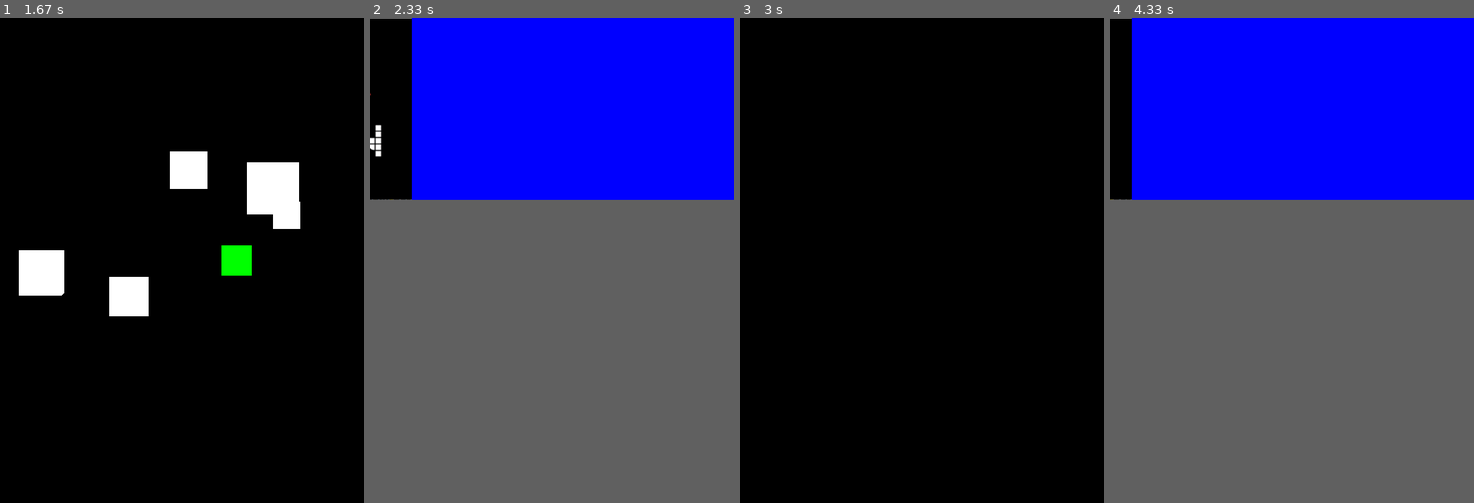
Above: before the commit, frames 1-4 (left to right).
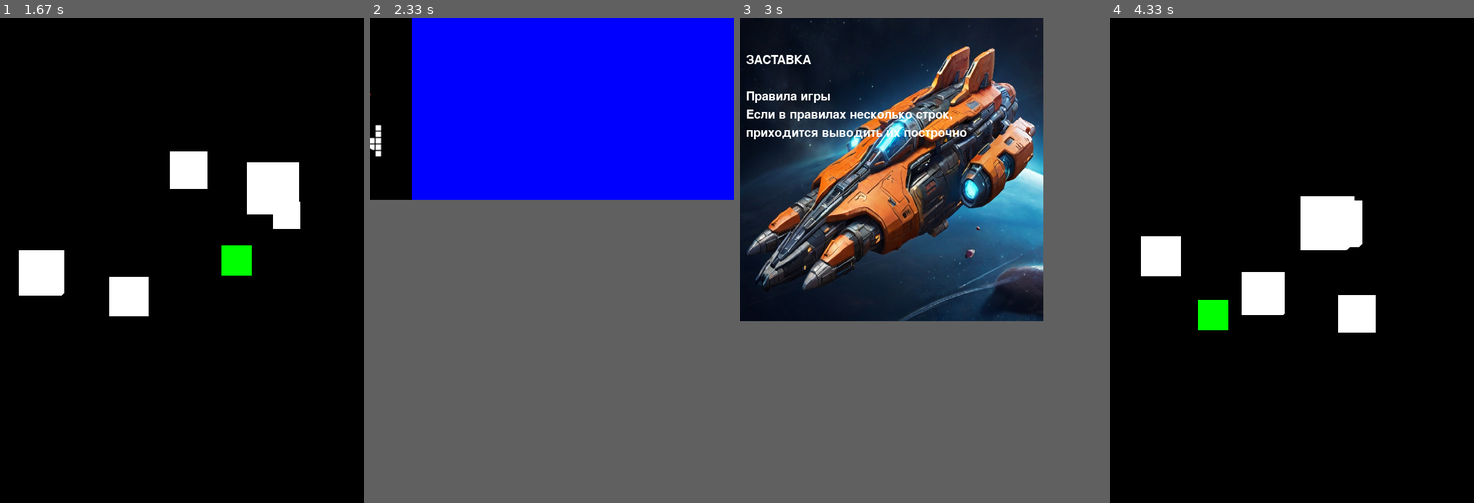
Above: after the commit, the same moments.

Repository: Lazerny/stunning-pygame-project
Game: pygame game, started from main.py
The game is run twice, just before and just after one commit, with the same random seed, the same clock (stepped at 60 frames per second) and the same inputs.
Inputs (mouse positions are in pixels of both pictures, inside the frame that each line leads up to):
- Up to frame 1 (1.67 s): click (152, 168) at 0.38 s; click (167, 279) at 0.72 s; hold Right 1-1.47 s; move the mouse to (298, 245) at 1.03 s; hold Left from 1.5 s (still down)
- Up to frame 2 (2.33 s): release Left at 1.8 s; hold Right 1.83-2.3 s
- Up to frame 3 (3 s): click (809, 81) at 2.38 s; click (787, 95) at 2.72 s, where only the run after the commit has a clickable "Правила игры"
- Up to frame 4 (4.33 s): hold Left 3-3.53 s; hold Down 3.57-3.87 s; hold Left 3.9-4.3 s
In frame 3 the window is 600x800 before the commit and 500x500 after it. Grey fills any space a smaller window leaves; there, only what the larger window draws over its background counts as a difference.

Frame 1 is identical in both runs. In frame 2, less than 0.1% of the frame differs, in the area x 0-12%, y 0-38%; in frame 3, 50%, in the area x 0-84%, y 0-63%; in frame 4, 40%.

Commit message:
add score screen and db

Diff:
--- /dev/null
+++ b/database.py
@@ -0,0 +1,26 @@
+import sqlite3
+
+
+class DatabaseManager:
+    def __init__(self, db_name='Spaceship.sqlite'):
+        self.conn = sqlite3.connect(db_name)
+        self.cursor = self.conn.cursor()
+
+    def execute_query(self, query, params=None):
+        try:
+            if params:
+                result = self.cursor.execute(query, params).fetchall()
+            else:
+                result = self.cursor.execute(query)
+            self.conn.commit()
+            return result
+
+        except Exception as e:
+            print(e)
+
+    def fetch_data(self, query, params=None):
+        if params:
+            self.cursor.execute(query, params)
+        else:
+            self.cursor.execute(query)
+        return self.cursor.fetchall()
--- a/main.py
+++ b/main.py
@@ -4,6 +4,8 @@
 import sys
 import math
 import random
+import datetime as dt
+from database import DatabaseManager
 
 # Инициализация Pygame
 pygame.init()
@@ -73,6 +75,26 @@
             self.rect.x = random.randint(0, width - self.rect.width)
             self.rect.y = random.randint(-100, -40)
             self.speed = random.randint(2, 6)
+
+
+class TextSprite(pygame.sprite.Sprite):
+    def __init__(self, initial_text, x, y, group, font_size=60, color=(255, 255, 255), font_path=None):
+        super().__init__(group)
+        if font_path is None:
+            font_path = pygame.font.get_default_font()
+        self.font = pygame.font.Font(font_path, font_size)
+        self.text = initial_text
+        self.color = color
+        self.update_image()
+        self.rect = self.image.get_rect()
+        self.rect.topleft = (x, y)
+
+    def update_image(self):
+        self.image = self.font.render(self.text, True, self.color)
+
+    def update_text(self, new_text):
+        self.text = new_text
+        self.update_image()
 
 
 def load_image(name, colorkey=None):
@@ -96,18 +118,79 @@
     sys.exit()
 
 
+def score_screen():
+    width, height = 600, 408
+    screen = pygame.display.set_mode((width, height))
+    pygame.display.set_caption("Score")
+    all_sprites1 = pygame.sprite.Group()
+
+    db = DatabaseManager()
+    query = '''SELECT time, meteors, HitRate from results WHERE id = (SELECT MAX(id) from results)'''
+    res = db.fetch_data(query)[0]
+
+    large_font_path = "ComicoroRu_0.ttf"  # Замените путем к вашему файлу шрифта
+
+    text_variable = f"Время: {res[0]} с"
+    text_variable1 = f"Разбито"
+    text_variable2 = f"метеоритов: {res[1]}"
+    text_variable3 = f"процент"
+    text_variable4 = f"попаданий: {res[2]}%"
+    text_sprite = TextSprite(text_variable, 70, 40, all_sprites1, font_size=80, font_path=large_font_path)
+    text_sprite1 = TextSprite(text_variable1, 70, 240, all_sprites1, font_size=80, font_path=large_font_path)
+    text_sprite2 = TextSprite(text_variable2, 70, 300, all_sprites1, font_size=80, font_path=large_font_path)
+    text_sprite3 = TextSprite(text_variable3, 70, 120, all_sprites1, font_size=80, font_path=large_font_path)
+    text_sprite4 = TextSprite(text_variable4, 70, 180, all_sprites1, font_size=80, font_path=large_font_path)
+
+    v = 200  # пикселей в секунду
+    text_sprite.rect.x = -300
+    text_sprite3.rect.x = -500
+    text_sprite4.rect.x = -500
+    text_sprite1.rect.x = -800
+    text_sprite2.rect.x = -800
+
+    running = True
+    clock = pygame.time.Clock()
+    while running:
+        for event in pygame.event.get():
+            if event.type == pygame.QUIT:
+                running = False
+            elif event.type == pygame.MOUSEBUTTONDOWN:
+                return
+        if text_sprite.rect.x < 100:
+            text_sprite.rect.x += v / 60
+        if text_sprite1.rect.x < 100:
+            text_sprite1.rect.x += v / 60
+        if text_sprite2.rect.x < 100:
+            text_sprite2.rect.x += v / 60
+        if text_sprite3.rect.x < 100:
+            text_sprite3.rect.x += v / 60
+        if text_sprite4.rect.x < 100:
+            text_sprite4.rect.x += v / 60
+
+        all_sprites1.draw(screen)
+        screen.fill((0, 0, 102))
+        all_sprites1.draw(screen)
+        all_sprites1.update()
+        pygame.display.flip()
+        clock.tick(60)
+
+    pygame.quit()
+    sys.exit()
+
+
 def end_screen():
     width, height = 600, 300
     screen = pygame.display.set_mode((width, height))
     pygame.display.set_caption("End game")
-
     all_sprites1 = pygame.sprite.Group()
-    sprite = pygame.sprite.Sprite()
+
+    sprite = pygame.sprite.Sprite(all_sprites1)
     sprite.image = pygame.image.load('data/GameOver.png')
     sprite.rect = sprite.image.get_rect()
-    all_sprites1.add(sprite)
+
     v = 200  # пикселей в секунду
     sprite.rect.x = -600
+    # text_sprite.rect.x = 0
     running = True
     clock = pygame.time.Clock()
     while running:
@@ -118,6 +201,7 @@
                 return
         if sprite.rect.x != 0:
             sprite.rect.x += v / 60
+            # text_sprite.rect.x += v / 60
         all_sprites1.draw(screen)
         screen.fill((0, 0, 255))
         all_sprites1.draw(screen)
@@ -161,6 +245,9 @@
 
 
 def game():
+    start = dt.datetime.now()
+    count_meteorite = 0
+    count_bullets = 0
     # Определение размеров окна
     screen = pygame.display.set_mode((width, height))
     pygame.display.set_caption("Космический корабль")
@@ -170,9 +257,6 @@
     bullets_group.empty()
     spaceship = SpaceShip(width // 2, height // 2)
     [Meteorite() for _ in range(5)]
-    for i in all_sprites:
-        print(i)
-    print()
     # Основной игровой цикл
     running = True
     time.sleep(0.5)
@@ -185,12 +269,14 @@
                 mouse_x, mouse_y = pygame.mouse.get_pos()
                 # Создаем пулю с координатами корабля и точки нажатия
                 Bullet(spaceship.rect.centerx, spaceship.rect.centery, mouse_x, mouse_y)
+                count_bullets += 1
 
         # Обработка столкновений метеоритов и пуль
         bullet_meteor_collisions = pygame.sprite.groupcollide(bullets_group, meteorite_group, True, True)
 
         # Пересоздаем метеориты после столкновения
-        for meteor in bullet_meteor_collisions.values():
+        for _ in bullet_meteor_collisions.values():
+            count_meteorite += 1
             Meteorite()
 
         # Обработка столкновений метеоритов и корабля
@@ -203,7 +289,14 @@
             for i in range(99999):
                 # print('Анимация разрушения корабля')
                 break
+            a = dt.datetime.now() - start
+            db = DatabaseManager()
+            query = '''INSERT INTO results (time, meteors, HitRate) VALUES (?, ?, ?)'''
+            params = (a.seconds, count_meteorite, round((count_meteorite / count_bullets) * 100) if count_meteorite != 0 else 0)
+            db.execute_query(query, params)
+
             end_screen()
+            score_screen()
             pygame.display.flip()
             start_screen()
 
@@ -217,4 +310,5 @@
     sys.exit()
 
 
-start_screen()
+if __name__ == '__main__':
+    start_screen()
Binary file added: Spaceship.sqlite
Binary file changed: data/GameOver.png
